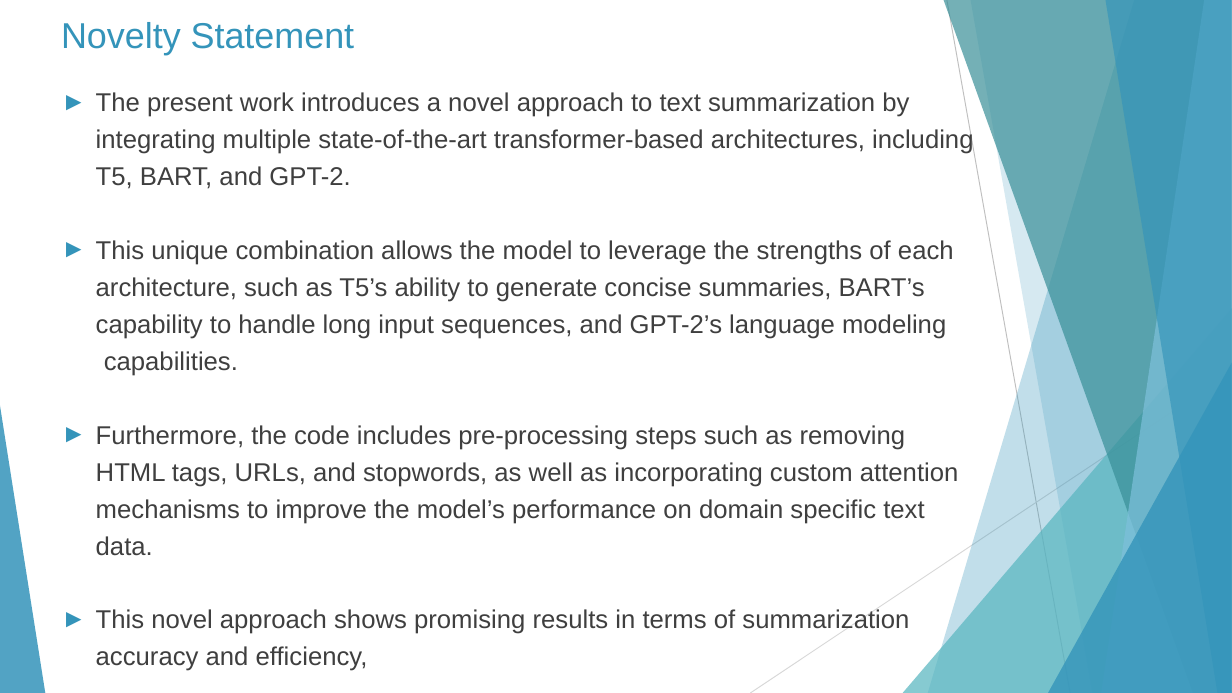
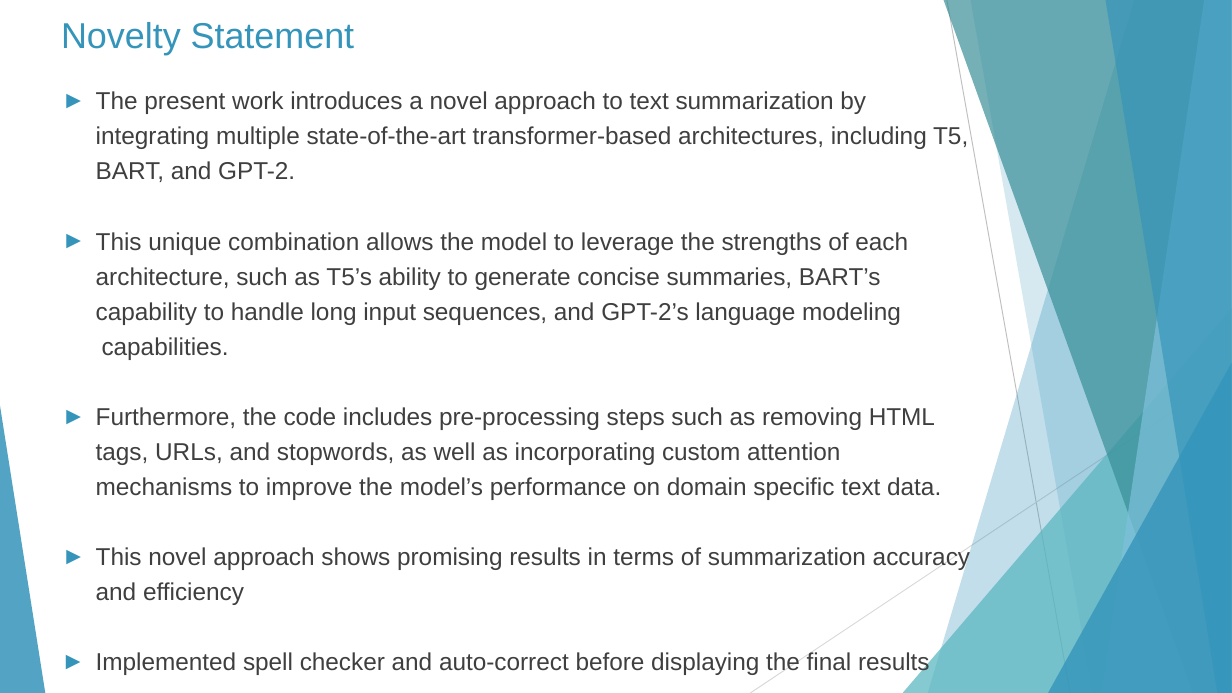
Before and after one commit to rohit19474/CSE508_Winter_IR_Project, a slide deck: slide 8 of 32_Endsem/32_ppt_endsem.pptx. Drawn at 1232x693 pixels with LibreOffice and Linux fonts; fonts in the diff are those of the drawing; background and template pictures are left out. Boxes give left, top, right and bottom in pixels: in the first picture for what was removed or moved away, otherwise in the second. Text is boxed around its words. In the diff, an @@ line names an element or a change of style, - is before the commit and + after.

```diff
--- a/32_Endsem/32_ppt_endsem.pptx
+++ b/32_Endsem/32_ppt_endsem.pptx
@@ text at <box>96,91,968,500</box>: size 20 to 19 pt in "The present work introduces a novel approach ...", "This unique combination allows the model to ...", "capabilities.", "Furthermore, the code includes pre-processing steps such ..."; indent changed @@
@@ text at <box>96,547,970,605</box>: text changed; size 20 to 19 pt @@
-► This novel approach shows promising results in terms of summarization accuracy and efficiency,
+► This novel approach shows promising results in terms of summarization accuracy and efficiency
+► Implemented spell checker and auto-correct before displaying the final results
```
Also in this commit, not shown: 2 other slides changed, 1 other file.
